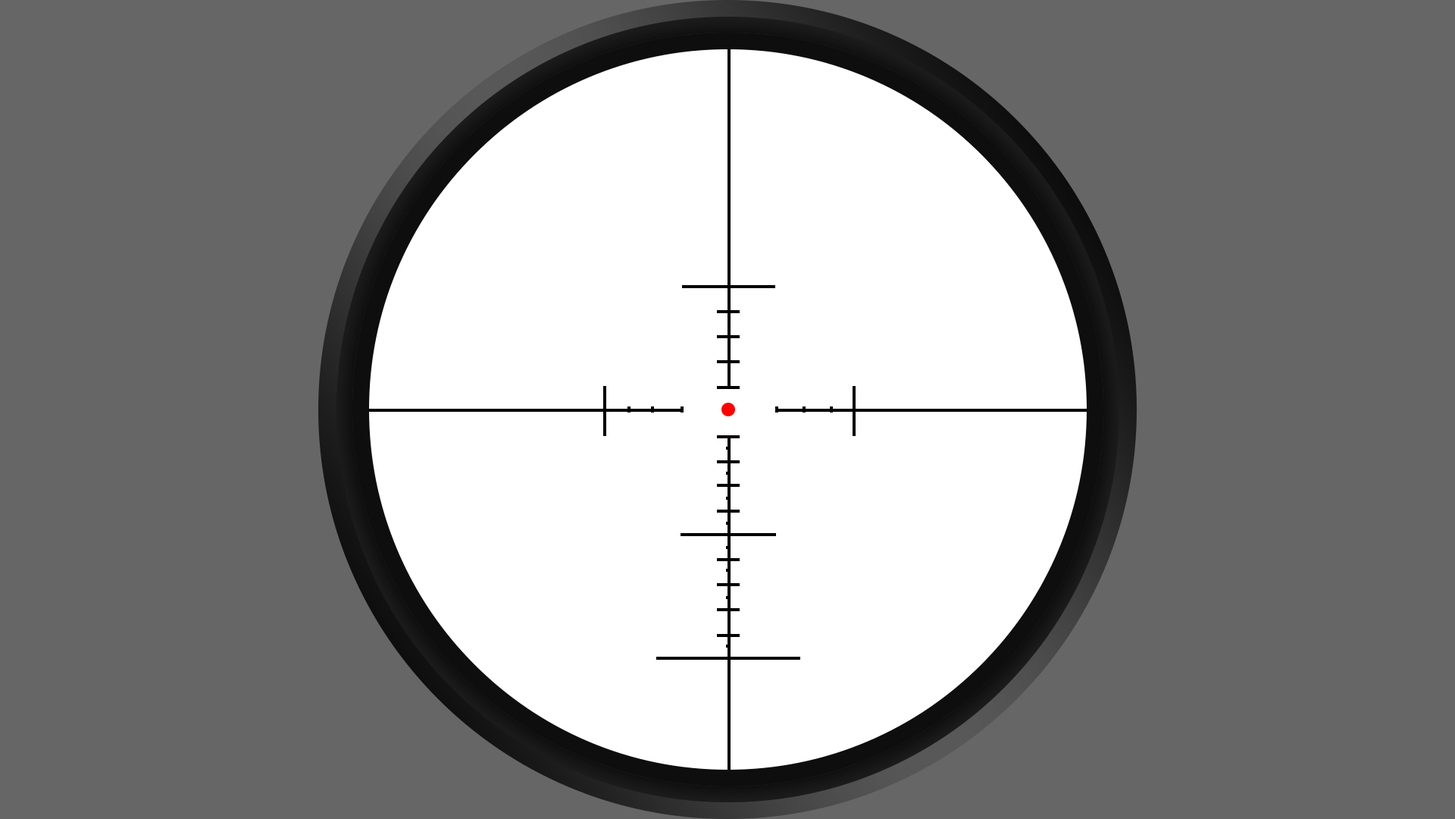
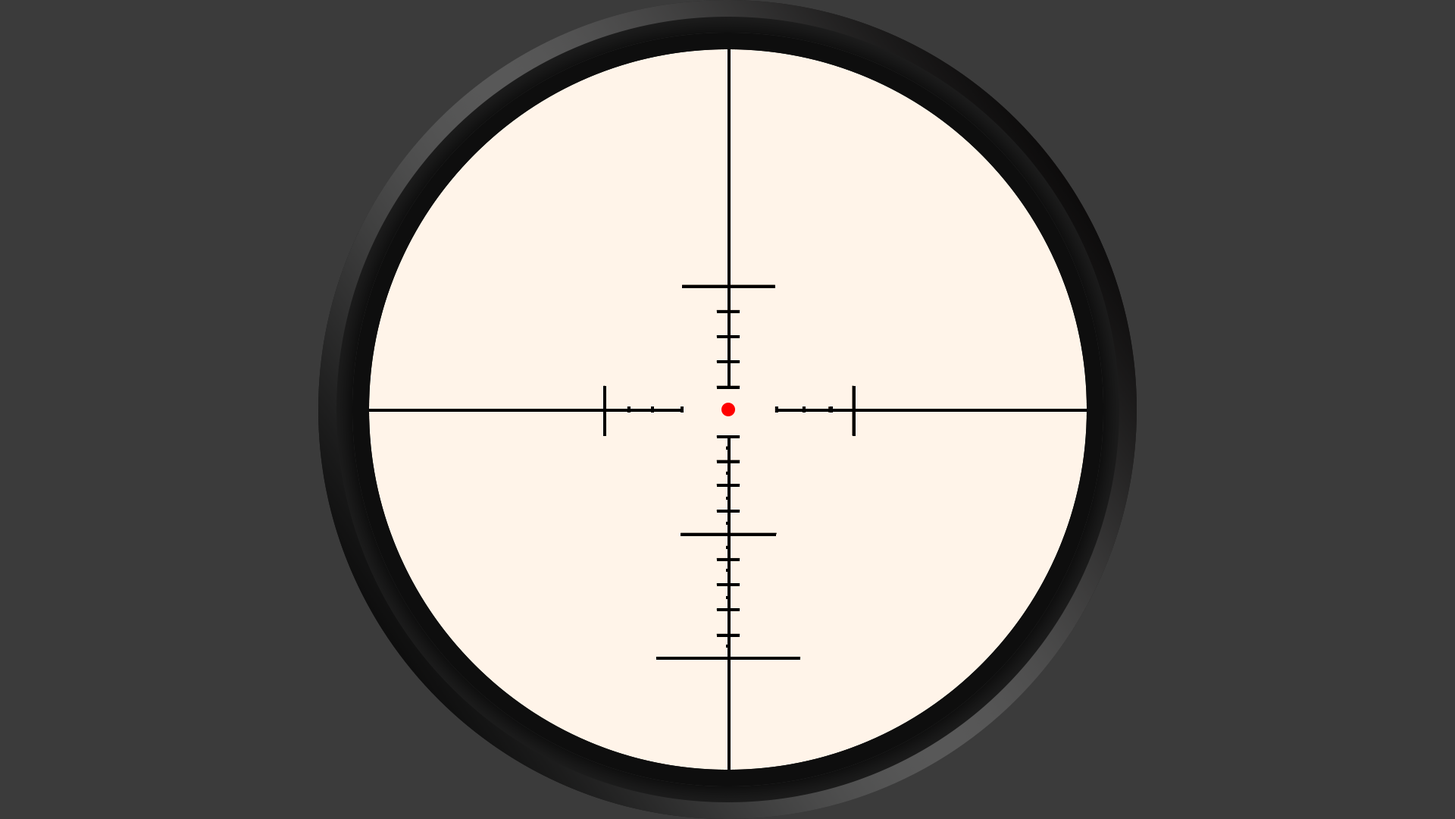
Layer changes from the first 1455px x 819px image to the second:
showed "组 4 拷贝" over [0, 0, 1455, 819]
